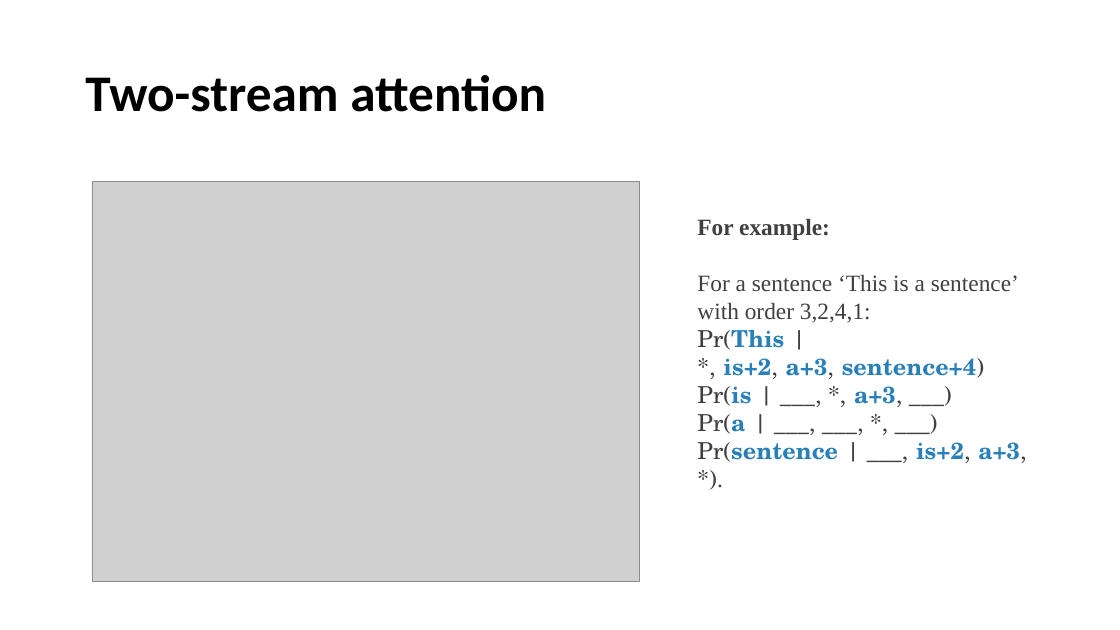
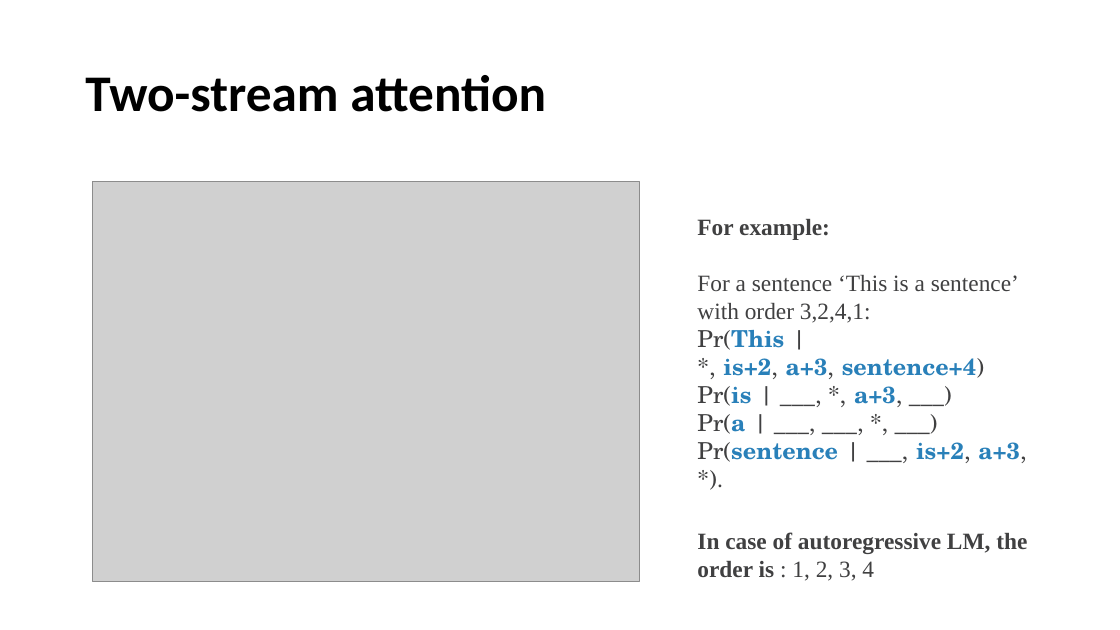
Before and after one commit to adityajo/talks, a slide deck: slide 31 of readinggroup-xlnet-aditya-9mar2020.pptx. Drawn at 1120x630 pixels with LibreOffice and Linux fonts; fonts in the diff are those of the drawing; grey boxes stand for pictures. Boxes give left, top, right and bottom in pixels: in the first picture for what was removed or moved away, otherwise in the second. Text is boxed around its words. In the diff, an @@ line names an element or a change of style, - is before the commit and + after.

Commit message:
xlnet

```diff
--- a/readinggroup-xlnet-aditya-9mar2020.pptx
+++ b/readinggroup-xlnet-aditya-9mar2020.pptx
@@ text added at bbox=[697, 532, 1027, 581], 20 pt, text #404041, bold @@
+In case of autoregressive LM, the order is : 1, 2, 3, 4
```
